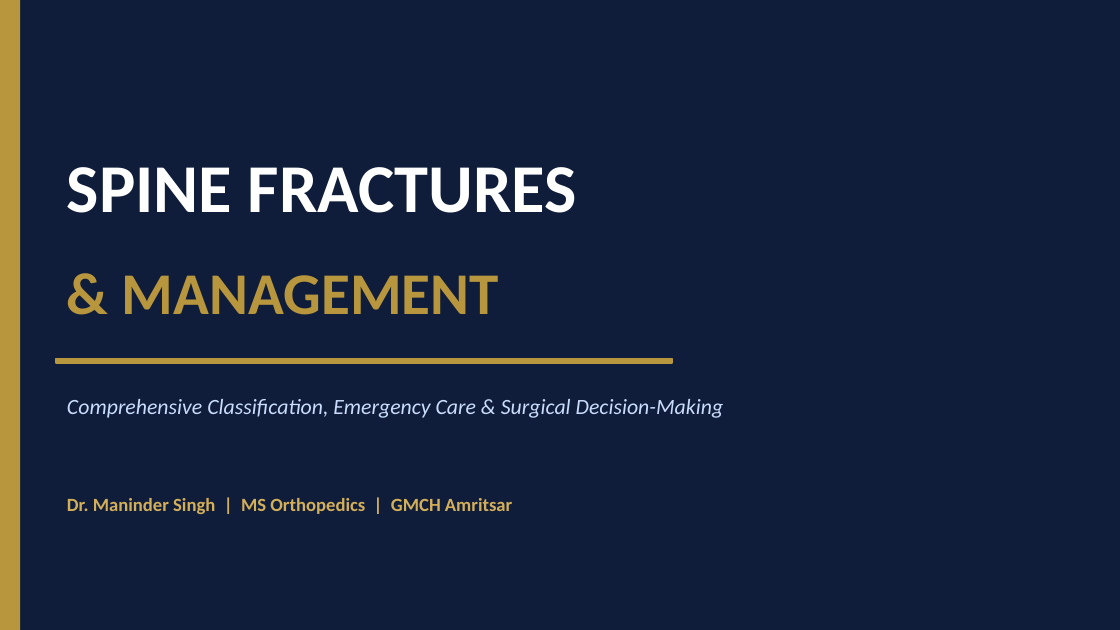
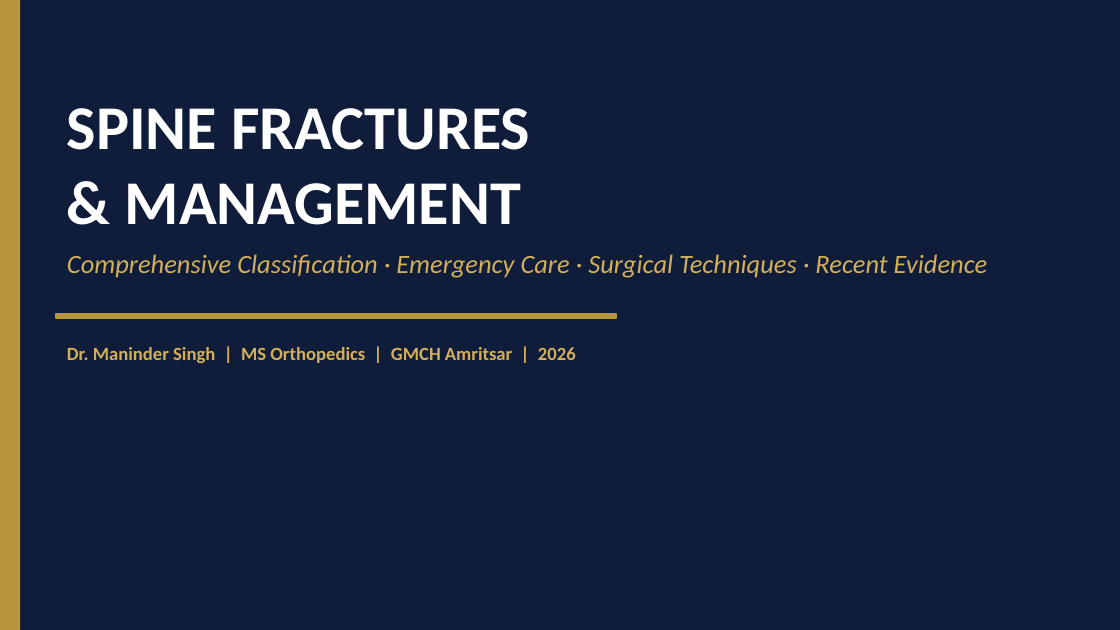
Before and after one commit to InfraXCoders/ortho-chronicles, a slide deck: slide 1 of slides/spine-fractures.pptx. Drawn at 1120x630 pixels with LibreOffice and Linux fonts; fonts in the diff are those of the drawing. Boxes give left, top, right and bottom in pixels: in the first picture for what was removed or moved away, otherwise in the second. Text is boxed around its words. In the diff, an @@ line names an element or a change of style, - is before the commit and + after.

```diff
--- a/slides/spine-fractures.pptx
+++ b/slides/spine-fractures.pptx
@@ text "SPINE FRACTURES": place and size @@
-text "SPINE FRACTURES" at [67,167,577,213]
+text "SPINE FRACTURES" at [67,108,530,225]
@@ text at [67,108,530,150]: size 44 to 40 pt in "SPINE FRACTURES" @@
@@ text at [125,183,521,225]: paragraph added @@
+& MANAGEMENT
@@ text at [67,254,988,278]: text changed; size 38 to 17 pt; text colour #B8963E to #D4AF5A; bold off; italic on @@
-& MANAGEMENT
+Comprehensive Classification · Emergency Care · Surgical Techniques · Recent Evidence
@@ rectangle: place and size @@
-rectangle at [56,358,672,363]
+rectangle at [56,314,616,318]
@@ text at [67,347,576,363]: text changed @@
-Dr. Maninder Singh | MS Orthopedics | GMCH Amritsar
+Dr. Maninder Singh | MS Orthopedics | GMCH Amritsar | 2026
@@ text removed at [67,399,724,418] @@
-Comprehensive Classification, Emergency Care & Surgical Decision-Making
```
Also in this commit, not shown: 6 other slides changed, 23 slides added, 11 slides removed, 10 other files.
